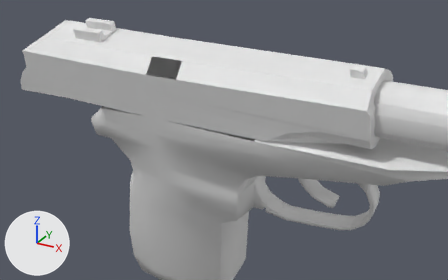
An edit to the OBJ model Vertex_Animation_Compiler/Assets/Makarov_Pistol_Reload128.obj, drawn before and after from the same camera.
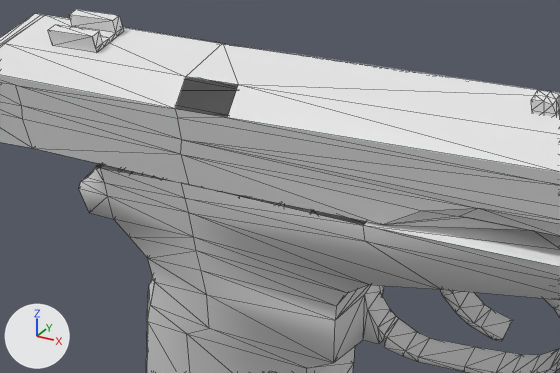
There are two pictures of each version: one whole from a camera (50 mm lens) standing at (0.4793, -0.3268, 0.0466) and looking at (0.3839, -0.1532, -0.0402), one close up on the part from 10% to 82% of the width and 4% to 81% of the height. Every picture has the same lights, and +X, +Y and +Z are marked at lower left. The close-ups show mesh edges as thin lines. Where no turn or scale is listed for an object, it has been applied to the vertices.

In view in the first close-up: 'Rest_of_the_gun_Sphere', 'Top_Slider_Sphere.001'.
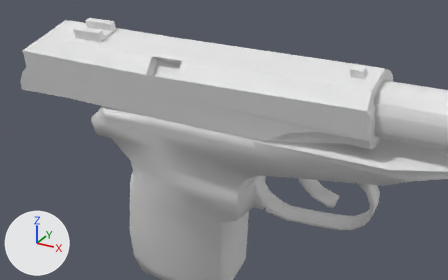
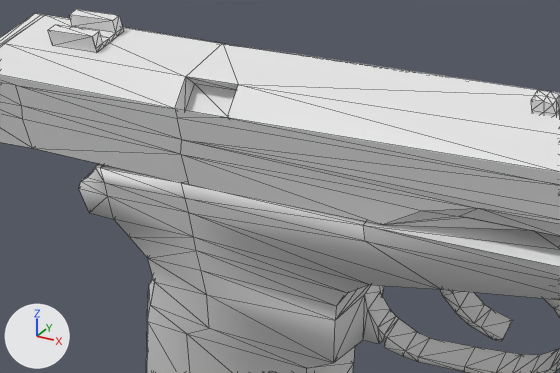
What the commit changed:
me_rest_of_the_gun_sphere has 272 vertices, 519 faces and spans x 0.327..0.478, y -0.161..-0.112, z -0.124..-0.011.
me_rest_of_the_gun_sphere is used by ob_rest_of_the_gun_sphere; location (0.0, 0.0, 0.0).
Verts and faces of me_rest_of_the_gun_sphere; kept vertices keep their numbers, new ones are numbered from 272.
Before the commit, vertices of me_rest_of_the_gun_sphere: 164 (0.399, -0.137, -0.028), 166 (0.336, -0.161, -0.034) at pixel (95, 167), 175 (0.338, -0.161, -0.034) at pixel (100, 167), 178 (0.399, -0.161, -0.034) at pixel (363, 225), 179 (0.359, -0.161, -0.034) at pixel (181, 182).
Before the commit, vertices of me_rest_of_the_gun_sphere: 180 (0.338, -0.137, -0.028), 181 (0.359, -0.137, -0.027), 183 (0.336, -0.137, -0.028).
Part 1, on me_rest_of_the_gun_sphere:
New faces: (164, 181, 179), (175, 179, 181), (166, 175, 183), (164, 179, 178), (175, 181, 180), (175, 180, 183).
me_top_slider_sphere_001 has 127 vertices, 227 faces and spans x 0.2975..0.4371, y -0.1662..-0.137, z -0.0337..-0.0039.
me_top_slider_sphere_001 is used by ob_top_slider_sphere_001; location (0.0, 0.0, 0.0).
Verts and faces of me_top_slider_sphere_001; kept vertices keep their numbers, new ones are numbered from 127.
Before the commit, vertices of me_top_slider_sphere_001: 65 (0.3731, -0.1658, -0.0163) at pixel (227, 117), 68 (0.3613, -0.166, -0.0164) at pixel (174, 108), 76 (0.3731, -0.1618, -0.011) at pixel (238, 84), 77 (0.3613, -0.1619, -0.0111) at pixel (185, 76).
Part 2, on me_top_slider_sphere_001:
New vertices 127 to 130 stand at vertices 65, 68, 76, 77, in that order, plus (0.0, 0.0029, -0.0022).
New faces: (65, 128, 68), (127, 129, 130), (76, 77, 129), (65, 129, 127), (77, 128, 130), (65, 127, 128).
New faces: (127, 130, 128), (77, 130, 129), (65, 76, 129), (68, 128, 77).

Changed parts and their boxes (x1, y1, x2, y2) in the close-ups (560 x 373 px):
part 1 of me_rest_of_the_gun_sphere, added
    after: (96, 164, 366, 225)
part 2 of me_top_slider_sphere_001, added
    after: (175, 77, 238, 117)
